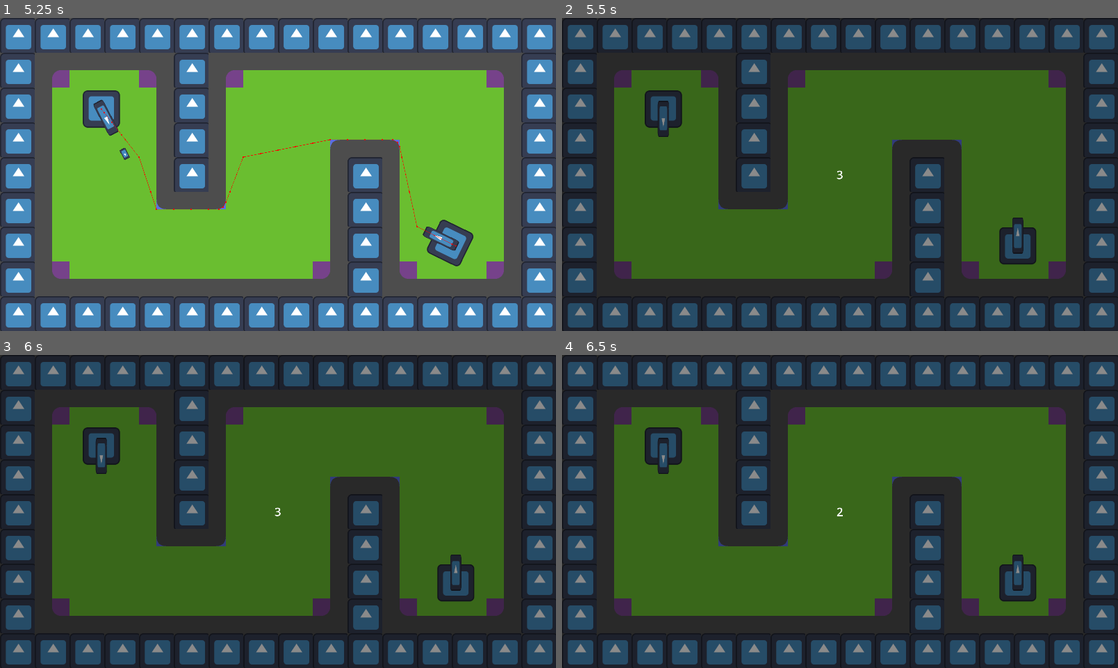
Above: before the commit, frames 1-4 (two rows, left to right).
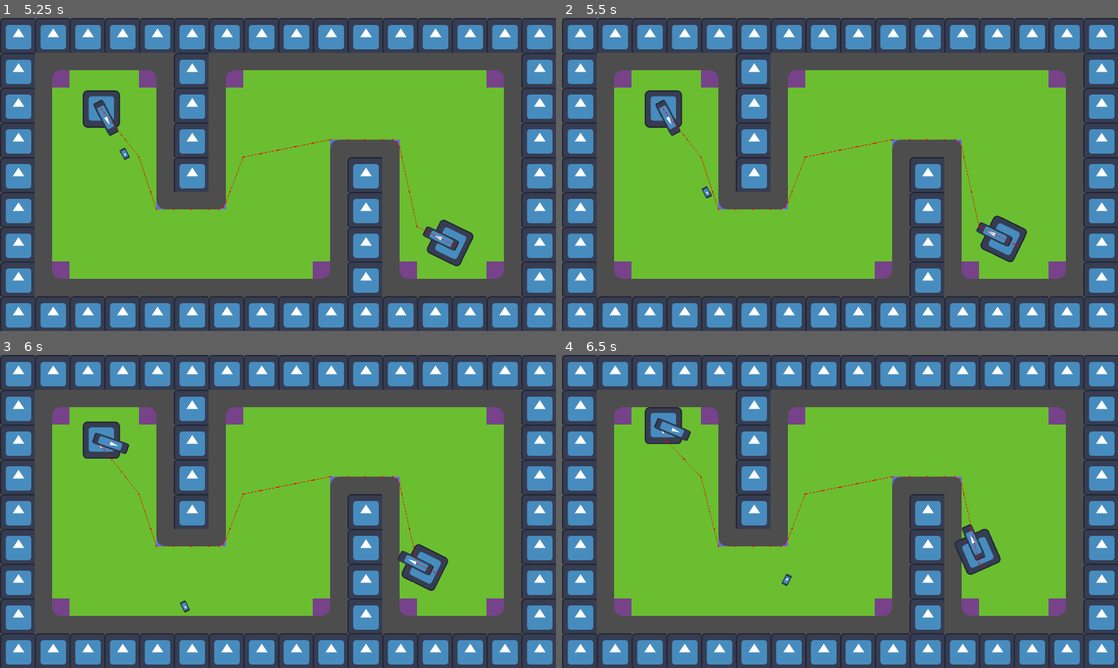
Above: after the commit, the same moments.

Repository: AugWii/GMTK-Game-Jam-Project
Game: Godot game, scene res://scenes/main.tscn
Two runs of this game, one before a commit and one after it. Both use one fixed random seed, a clock stepped at 60 frames per second and the inputs below. The engine's default icon, where the game draws it, is replaced by a stand-in: a white triangle on a blue panel in a dark square.
Inputs (mouse positions are in pixels of both pictures, inside the frame that each line leads up to):
- Up to frame 1 (5.25 s): click "Play" at 0.5 s; tap Enter (ui_accept) at 1.25, 2.27, 2.3, 2.57, 2.75, 3.77, 3.8, 4.07, 4.25 s; move the mouse to (400, 158) at 1.27 s; hold D (turn_right) 1.28-2.03 s; hold Enter (ui_accept) 1.28-2.03 s; move the mouse to (166, 190) at 2.02 s; hold S (move_backward) 2.03-2.78 s; click (166, 190) at 2.1 s; move the mouse to (333, 105) at 2.77 s; hold D (turn_right) 2.78-3.53 s; hold Enter (ui_accept) 2.78-3.53 s; move the mouse to (250, 237) at 3.52 s; hold W (move_forward) 3.53-4.28 s; click (250, 237) at 3.6 s; move the mouse to (444, 221) at 4.27 s; hold Enter (ui_accept) 4.28-5.03 s; hold A (turn_left) from 4.28 s (still down); move the mouse to (111, 127) at 5.02 s; click (111, 127) at 5.1 s
- Up to frame 2 (5.5 s): keep holding A (turn_left); tap Enter (ui_accept) at 5.27, 5.3 s
- Up to frame 3 (6 s): tap Enter (ui_accept) at 5.57 s; move the mouse to (305, 511) at 5.77 s; release A (turn_left) at 5.78 s; hold S (move_backward) from 5.78 s (still down); hold Enter (ui_accept) from 5.78 s (still down)
- Up to frame 4 (6.5 s): keep holding S (move_backward); keep holding Enter (ui_accept)

Frame 1 is identical in both runs. In frame 2, 98% of the frame differs, in the area x 0-100%, y 0-100%; in frame 3, 98%; in frame 4, 98%.

Commit message:
added interpolation and vulnerable indicator on player rewind

Diff:
--- a/scenes/player.tscn
+++ b/scenes/player.tscn
@@ -1,8 +1,21 @@
 [gd_scene format=3 uid="uid://sq8y7301bq28"]
 
 [ext_resource type="Texture2D" uid="uid://d02qqbinwnl5k" path="res://icon.svg" id="1_3vyb7"]
+[ext_resource type="Shader" uid="uid://ccnor6oau8g7r" path="res://scripts/player.gdshader" id="1_dqkch"]
 [ext_resource type="Script" uid="uid://8ppow7bujplr" path="res://scripts/player.gd" id="1_g2els"]
 [ext_resource type="PackedScene" uid="uid://c1sr5pcbyl75e" path="res://scenes/bullet.tscn" id="2_qhqgy"]
+
+[sub_resource type="ShaderMaterial" id="ShaderMaterial_qlg0r"]
+shader = ExtResource("1_dqkch")
+shader_parameter/is_vulnerable = false
+shader_parameter/tint_color = Color(1, 0, 0, 1)
+shader_parameter/tint_amount = 0.5
+
+[sub_resource type="ShaderMaterial" id="ShaderMaterial_dqkch"]
+shader = ExtResource("1_dqkch")
+shader_parameter/is_vulnerable = false
+shader_parameter/tint_color = Color(1, 0, 0, 1)
+shader_parameter/tint_amount = 0.5
 
 [sub_resource type="CircleShape2D" id="CircleShape2D_qhqgy"]
 radius = 64.50775
@@ -12,9 +25,11 @@
 bullet_scene = ExtResource("2_qhqgy")
 
 [node name="Body" type="Sprite2D" parent="." unique_id=464521090]
+material = SubResource("ShaderMaterial_qlg0r")
 texture = ExtResource("1_3vyb7")
 
 [node name="Cannon" type="Sprite2D" parent="." unique_id=1175861502]
+material = SubResource("ShaderMaterial_dqkch")
 scale = Vector2(0.3, 0.978125)
 texture = ExtResource("1_3vyb7")
 offset = Vector2(0, -35)
--- a/scripts/player.gd
+++ b/scripts/player.gd
@@ -27,8 +27,9 @@
 @export var bullet_cap: int = 5
 
 @onready var rewind_timer: Timer = $RewindCountTimer
-var rewind_pos: Array[Vector3]
+var rewind_pos: Array[Vector4]
 @export var total_rewind_time: float = 5
+var is_rewinding: bool = false
 
 @onready var vulnerable_timer: Timer = $VulnerableTimer
 var is_vulnerable: bool = false
@@ -37,8 +38,8 @@
 	rewind_timer.start()
 
 func _input(event: InputEvent) -> void:
-	if event.is_action_pressed("ui_accept"):
-		player_hit()
+	if is_rewinding:
+		return
 
 	if event.is_action_pressed("move_forward"):
 		moving_dir = 1
@@ -66,6 +67,9 @@
 			cooldown_timer.start(shot_cooldown)
 
 func _physics_process(_delta: float) -> void:
+	if is_rewinding:
+		return
+
 	cannon_angle = get_angle_to(get_global_mouse_position()) + deg_to_rad(90)
 	cannon_sprite.rotation = cannon_angle
 
@@ -99,21 +103,41 @@
 
 func player_hit() -> void:
 	if is_vulnerable:
+		is_vulnerable = false
+		$Body.material.set_shader_parameter("is_vulnerable", false)
+		cannon_sprite.material.set_shader_parameter("is_vulnerable", false)
 		$/root/Main.countdown_func()
 		return
 	if rewind_pos.size() > 0:
-		var rewind_to: Vector3 = rewind_pos.back()
-		position.x = rewind_to.x
-		position.y = rewind_to.y
-		rotation = rewind_to.z
+		is_rewinding = true
+		moving_dir = 0
+		process_mode = Node.PROCESS_MODE_ALWAYS
+		get_tree().paused = true
+		$Body.material.set_shader_parameter("is_vulnerable", true)
+		cannon_sprite.material.set_shader_parameter("is_vulnerable", true)
 		is_vulnerable = true
+
+		var pos_tween = create_tween()
+		for pos in rewind_pos:
+			pos_tween.tween_property($".", "position", Vector2(pos.x, pos.y), rewind_timer.wait_time / 4)
+			if pos.z < 0:
+				pos.z += deg_to_rad(360)
+			pos_tween.parallel().tween_property($".", "rotation", pos.z, rewind_timer.wait_time / 4)
+			pos_tween.parallel().tween_property(cannon_sprite, "rotation", pos.w, rewind_timer.wait_time / 4)
+		await pos_tween.finished
+
 		vulnerable_timer.start(total_rewind_time)
+		process_mode = Node.PROCESS_MODE_INHERIT
+		get_tree().paused = false
+		is_rewinding = false
 	rewind_pos.clear()
 
 func _on_rewind_count_timer_timeout() -> void:
 	if rewind_pos.size() >= total_rewind_time * (1 / rewind_timer.wait_time):
 		rewind_pos.pop_back()
-	rewind_pos.push_front(Vector3(position.x, position.y, rotation))
+	rewind_pos.push_front(Vector4(position.x, position.y, rotation, cannon_sprite.rotation))
 
 func _on_vulnerable_timer_timeout() -> void:
+	$Body.material.set_shader_parameter("is_vulnerable", false)
+	cannon_sprite.material.set_shader_parameter("is_vulnerable", false)
 	is_vulnerable = false
--- /dev/null
+++ b/scripts/player.gdshader
@@ -0,0 +1,14 @@
+shader_type canvas_item;
+
+uniform bool is_vulnerable = false;
+
+uniform vec4 tint_color : source_color = vec4(1.0, 0.0, 0.0, 1.0);
+uniform float tint_amount : hint_range(0.0, 1.0) = 0.5;
+
+void fragment() {
+	if (is_vulnerable) {
+		vec4 tex_color = texture(TEXTURE, UV);
+		vec4 final_color = mix(tex_color, tint_color, tint_amount);
+		COLOR = vec4(final_color.rgb, tex_color.a);
+	}
+}
Not shown, added: scripts/player.gdshader.uid
